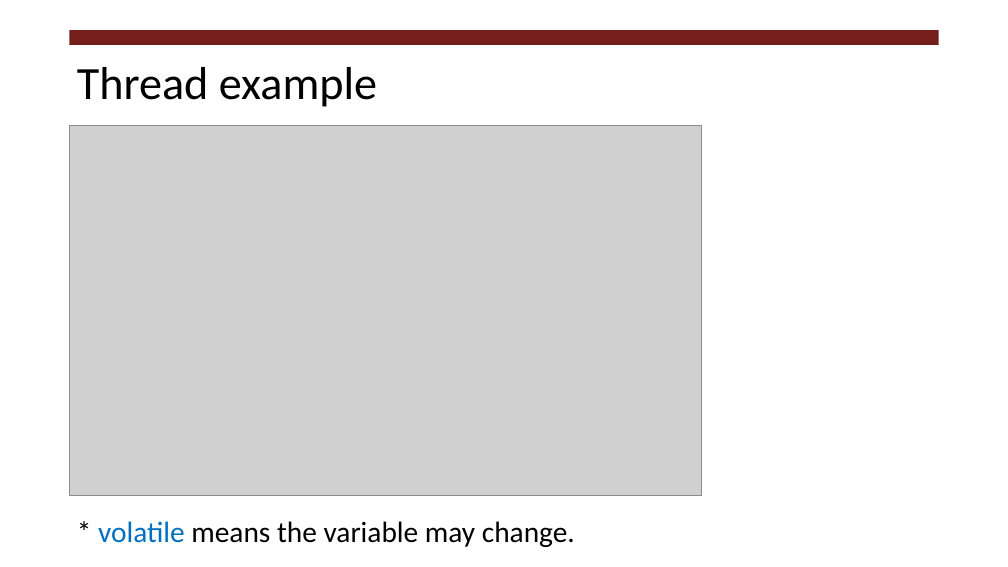
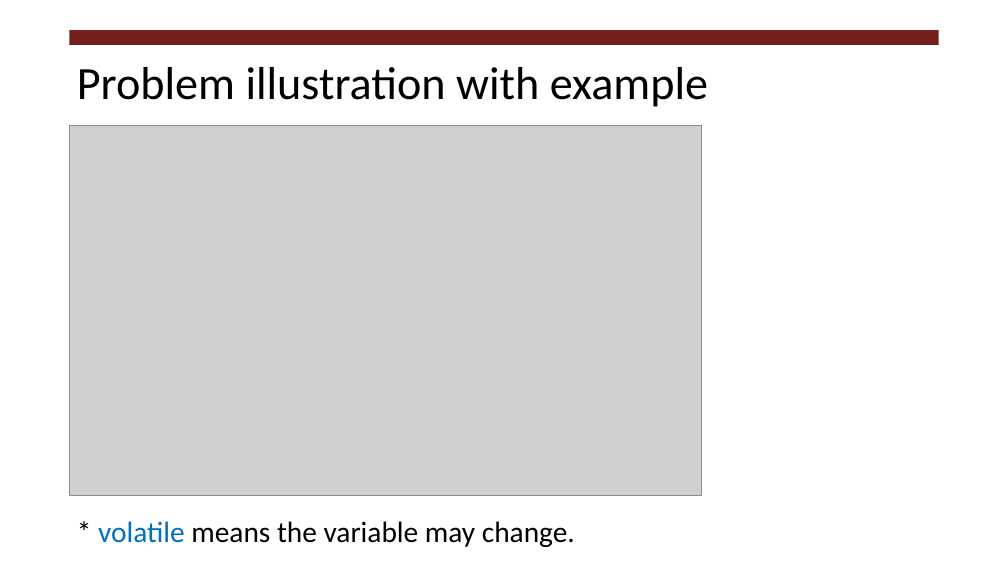
Before and after one commit to RHIT-CSSE/csse332, a slide deck: slide 9 of ClassMaterials/MoreThreads/MoreThreads.pptx. Drawn at 1008x567 pixels with LibreOffice and Linux fonts; fonts in the diff are those of the drawing; grey boxes stand for pictures. Boxes give left, top, right and bottom in pixels: in the first picture for what was removed or moved away, otherwise in the second. Text is boxed around its words. In the diff, an @@ line names an element or a change of style, - is before the commit and + after.

Commit message:
Tweaking MoreThreads.pptx

```diff
--- a/ClassMaterials/MoreThreads/MoreThreads.pptx
+++ b/ClassMaterials/MoreThreads/MoreThreads.pptx
@@ title at [77,67,708,107]: text changed @@
-Thread example
+Problem illustration with example
```
Also in this commit, not shown: 6 other slides changed.
